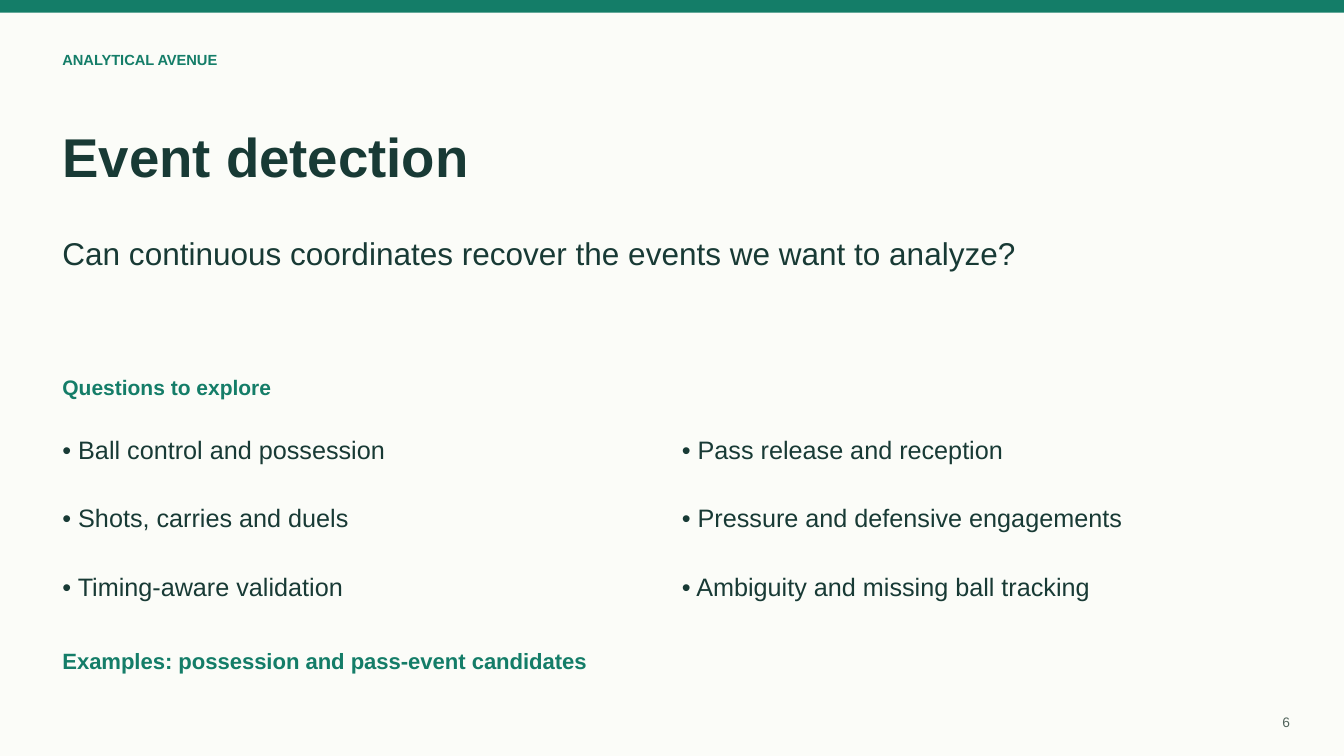
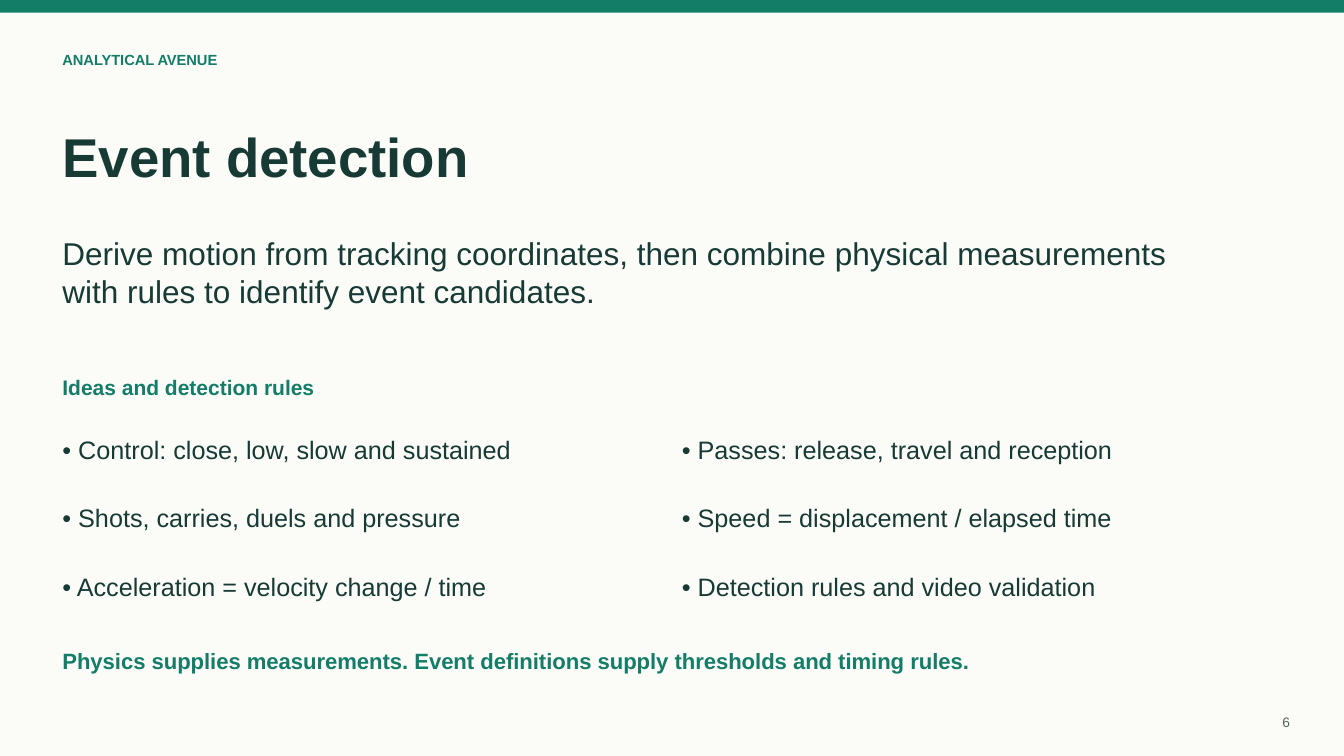
Before and after one commit to zcochran27/tracking-data-applied-workshop, a slide deck: slide 6 of slides/tracking-data-applied-updated.pptx. Drawn at 1344x756 pixels with LibreOffice and Linux fonts; fonts in the diff are those of the drawing. Boxes give left, top, right and bottom in pixels: in the first picture for what was removed or moved away, otherwise in the second. Text is boxed around its words. In the diff, an @@ line names an element or a change of style, - is before the commit and + after.

Commit message:
Teach formation matching and physics-based possession rules in slides and notebooks

```diff
--- a/slides/tracking-data-applied-updated.pptx
+++ b/slides/tracking-data-applied-updated.pptx
@@ text at [62,242,1165,309]: text changed @@
-Can continuous coordinates recover the events we want to analyze?
+Derive motion from tracking coordinates, then combine physical measurements with rules to identify event candidates.
@@ text at [62,379,314,396]: text changed @@
-Questions to explore
+Ideas and detection rules
@@ text at [78,440,511,463]: text changed @@
-• Ball control and possession
+• Control: close, low, slow and sustained
@@ text at [698,440,1112,465]: text changed @@
-• Pass release and reception
+• Passes: release, travel and reception
@@ text at [78,508,460,533]: text changed @@
-• Shots, carries and duels
+• Shots, carries, duels and pressure
@@ text at [698,508,1112,533]: text changed @@
-• Pressure and defensive engagements
+• Speed = displacement / elapsed time
@@ text at [77,577,487,601]: text changed @@
-• Timing-aware validation
+• Acceleration = velocity change / time
@@ text at [698,577,1095,597]: text changed @@
-• Ambiguity and missing ball tracking
+• Detection rules and video validation
@@ text at [62,653,969,674]: text changed @@
-Examples: possession and pass-event candidates
+Physics supplies measurements. Event definitions supply thresholds and timing rules.
```
Also in this commit, not shown: 2 other slides changed, 12 other files.
